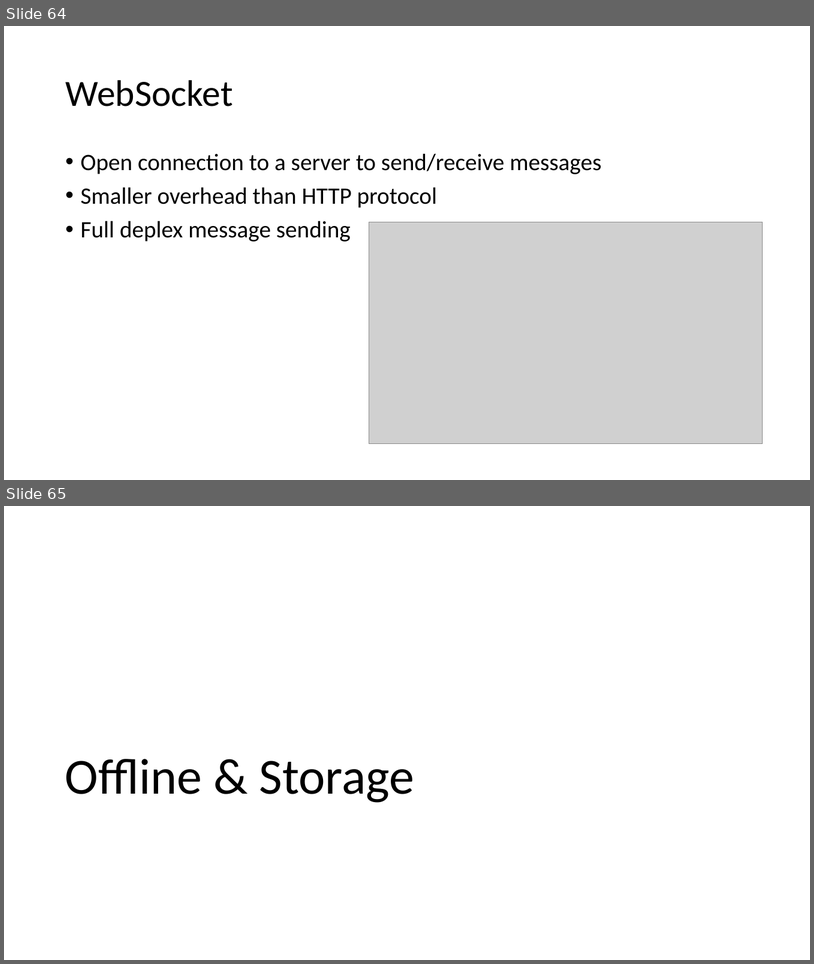
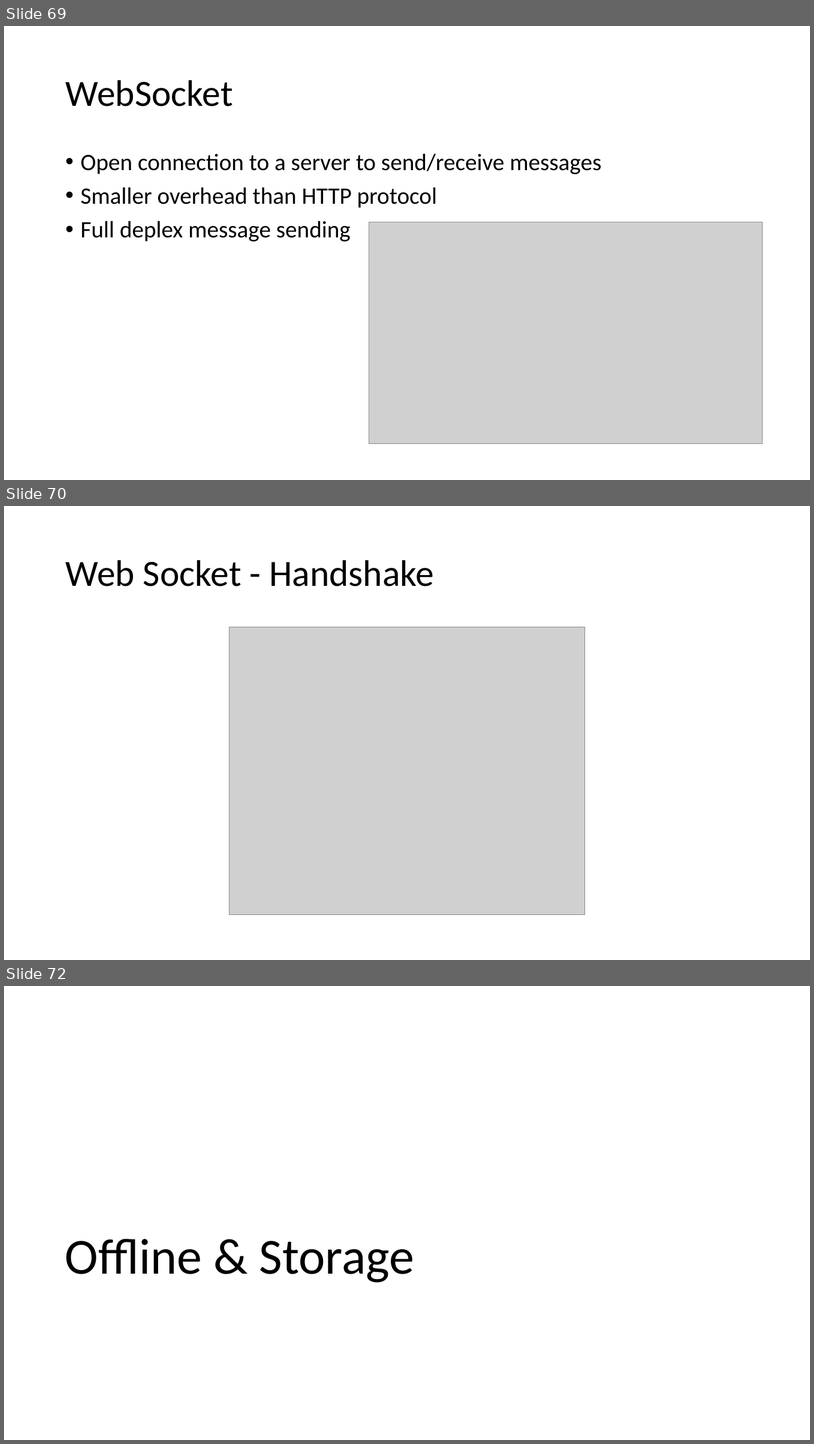
Before and after one commit to maowmaow/html-lab, a slide deck: HTML5.pptx. Shown one above the other, each under a label of ours: slides 64 and 65 before the commit, slides 69, 70 and 72 after it; the slides between them are not shown. The pictures are 814x964 and 814x1444 pixels, drawn with LibreOffice and Linux fonts; fonts in the diff are those of the drawing; grey boxes stand for pictures. Boxes give left, top, right and bottom in pixels: in the first picture for what was removed or moved away, otherwise in the second. Text is boxed around its words. In the diff, an @@ line names an element or a change of style, - is before the commit and + after.

```diff
--- a/HTML5.pptx
+++ b/HTML5.pptx
@@ slide 70 added at [4,506,810,960], background #FFFFFF @@
@@ title added at [65,560,434,586], 44 pt, text #000000 @@
+Web Socket - Handshake
@@ picture added at [230,627,585,915] @@
@@ what was slide 64 is now slide 69 @@
@@ what was slide 65 is now slide 72 @@
```
Also in this commit, not shown: 4 slides changed, 6 other slides added, 16 other files.
